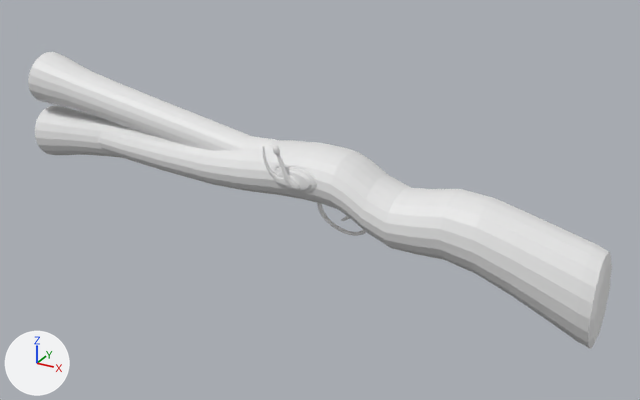
The FBX model Assets/FBX/Guns/2shotgun.fbx as it was, and as the next commit left it.
Rendered twice from a 50 mm camera at (19.5, -38.0, 19.5) aimed at (-1.6, 0.3, 0.4). The axes (+X, +Y, +Z) are drawn at lower left. The lights are the same throughout. Where no turn or scale is listed for an object, it has been applied to the vertices.

The older version as bpy lines, for what is in view:
```python
me_mesh = bpy.data.meshes.new('Mesh')
me_mesh.from_pydata(...)  # 2810 vertices, 2800 faces; spans x -20.6..13.7, y -2.6..2.0, z -3.9..6.3
ob_circle = bpy.data.objects.new('Circle', me_mesh)
ob_circle.location = (0.0, 0.0, 0.0)
```
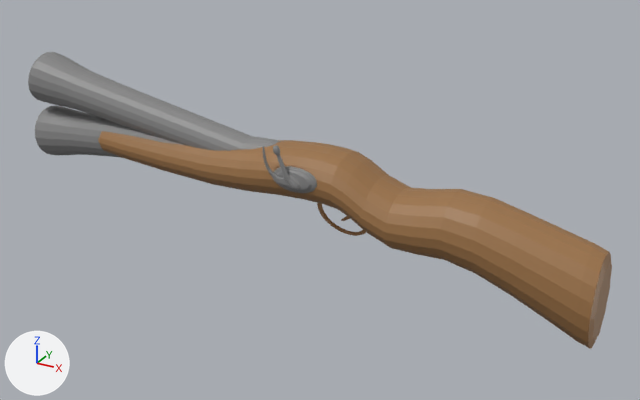
Patch to the scene script:
```diff
--- a/Assets/FBX/Guns/2shotgun.fbx.py
+++ b/Assets/FBX/Guns/2shotgun.fbx.py
@@ mat_material_002 @@
+mat_material_002 = principled_material('Material.002')
+mat_material_002.base_color = (0.332, 0.17, 0.0638)  # brown #9c7347
@@ mat_material_001 @@
+mat_material_001 = principled_material('Material.001')
+mat_material_001.base_color = (0.233, 0.233, 0.233)  # grey #858585
@@ me_mesh @@
 me_mesh.from_pydata(...)  # 2810 vertices, 2800 faces; spans x -20.6..13.7, y -2.6..2.0, z -3.9..6.3
 # used by ob_circle; location = (0.0, 0.0, 0.0)
+# me_mesh part 1: 1836 of the faces centred in x -20.6..-0.5, y -2.6..1.5, z -0.2..6.2 switch from no material to mat_material_001 (grey #858585)
+# me_mesh part 2: 964 of the faces centred in x -15.9..13.7, y -1.9..1.9, z -3.7..3.5 switch from no material to mat_material_002 (brown #9c7347)
```

Location of each change, (x1, y1, x2, y2) in pixels of the pictures (640 x 400 px):
part 1 of me_mesh, recoloured (white to grey): (28, 52, 317, 193) in both
part 2 of me_mesh, recoloured (white to brown): (98, 131, 612, 349) in both
